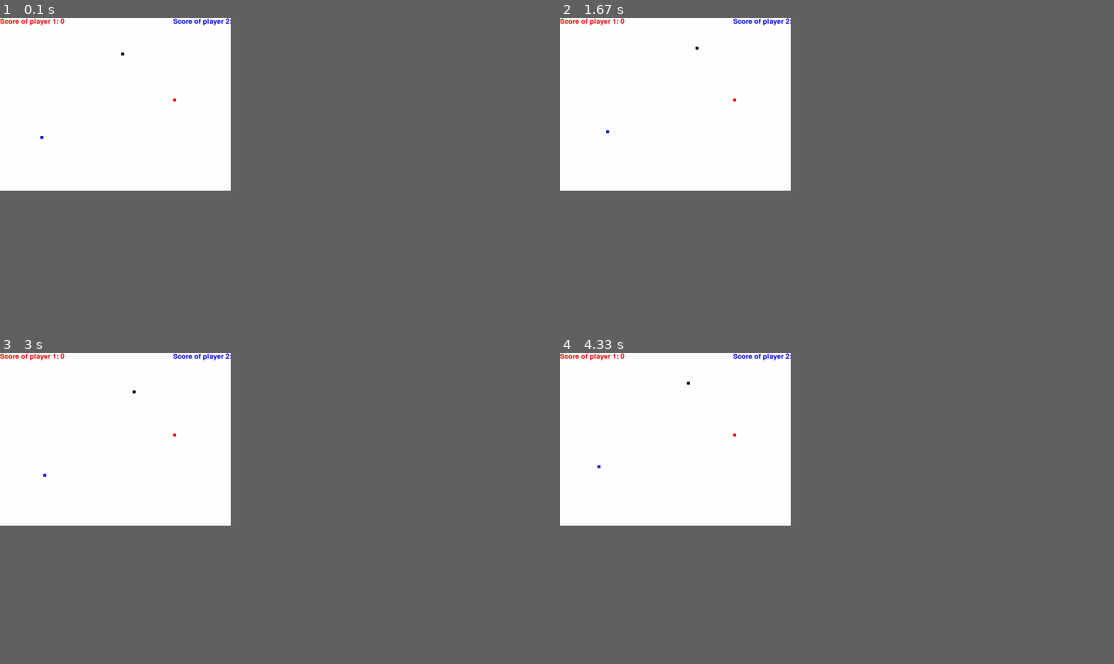
Above: before the commit, frames 1-4 (two rows, left to right).
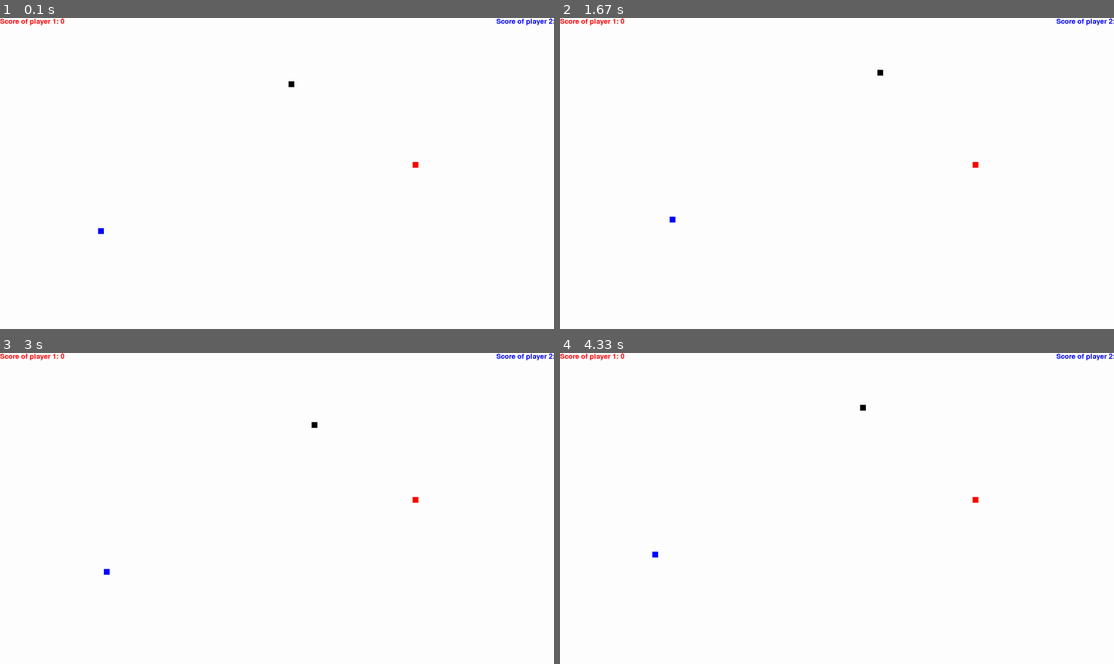
Above: after the commit, the same moments.

Repository: Nabegon/pygame
Game: pygame game, started from snake_game.py
Two runs of this game, one before a commit and one after it. Both use one fixed random seed, a clock stepped at 60 frames per second and the inputs below.
Inputs:
- Up to frame 1 (0.1 s): no input
- Up to frame 2 (1.67 s): hold Right 0.33-0.8 s; hold Up 0.83-1.27 s; hold W 0.83-1.27 s; hold Right from 1.3 s (still down); hold D from 1.3 s (still down)
- Up to frame 3 (3 s): release Right at 1.8 s; release D at 1.8 s; hold Left 1.83-2.37 s; hold A 1.83-2.37 s; hold Down 2.4-2.95 s; hold S 2.4-2.95 s; hold Left from 2.98 s (still down); hold A from 2.98 s (still down)
- Up to frame 4 (4.33 s): release Left at 3.53 s; release A at 3.53 s; hold Up 3.57-4.12 s; hold W 3.57-4.12 s; hold Right from 4.15 s (still down); hold D from 4.15 s (still down)
The window is 375x281 before the commit and 900x506 after it. Grey fills any space a smaller window leaves; there, only what the larger window draws over its background counts as a difference.

The runs differ from the first frame. In frame 1, 0.3% of the frame differs, in the area x 7-100%, y 0-70%; in frame 2, 0.3%; in frame 3, 0.3%, in the area x 7-100%, y 0-72%; in frame 4, 0.3%.

Commit message:
add the real display size and adjust the game logic

Diff:
--- a/snake_game.py
+++ b/snake_game.py
@@ -13,15 +13,15 @@
 pygame.display.set_caption("Snake Game")
 
 # Set the window size
-window_width = 800
-window_height = 600
+window_width = 1920
+window_height = 1080
 window = pygame.display.set_mode((window_width, window_height))
 
 # Create a game loop
 running = True
 
-snake_block_1 = 10
-snake_block_2 = 10
+snake_block_1 = 20
+snake_block_2 = 20
 clock = pygame.time.Clock()
 snake_speed = 5
 
@@ -125,9 +125,9 @@
             if keys[pygame.K_s]:
                 x2_change = 0
                 y2_change = snake_block_2
-        if x1 < 0 or x1 > 790 or y1 < 0 or y1 > 590:
+        if x1 < 0 or x1 > 1920 or y1 < 0 or y1 > 1080:
             game_close = True
-        if x2 < 0 or x2 > 790 or y2 < 0 or y2 > 590:
+        if x2 < 0 or x2 > 1920 or y2 < 0 or y2 > 1080:
             game_close = True
 
         x1 += x1_change
@@ -160,12 +160,12 @@
         score_counter(Length_of_snake1 - 1, Length_of_snake2 - 1)
         pygame.display.update()
 
-        if x1 == foodx and y1 == foody:
+        if (foodx >= x1 and foodx < x1 + snake_block_1 and foody >= y1 and foody < y1 + snake_block_1):
             foodx = round(random.randrange(0, window_width - snake_block_1) / 10.0) * 10.0
             foody = round(random.randrange(0, window_height - snake_block_1) / 10.0) * 10.0
             Length_of_snake1 += 1
 
-        if x2 == foodx and y2 == foody:
+        if (foodx >= x2 and foodx < x2 + snake_block_2 and foody >= y2 and foody < y2 + snake_block_2):
             foodx = round(random.randrange(0, window_width - snake_block_2) / 10.0) * 10.0
             foody = round(random.randrange(0, window_height - snake_block_2) / 10.0) * 10.0
             Length_of_snake2 += 1
